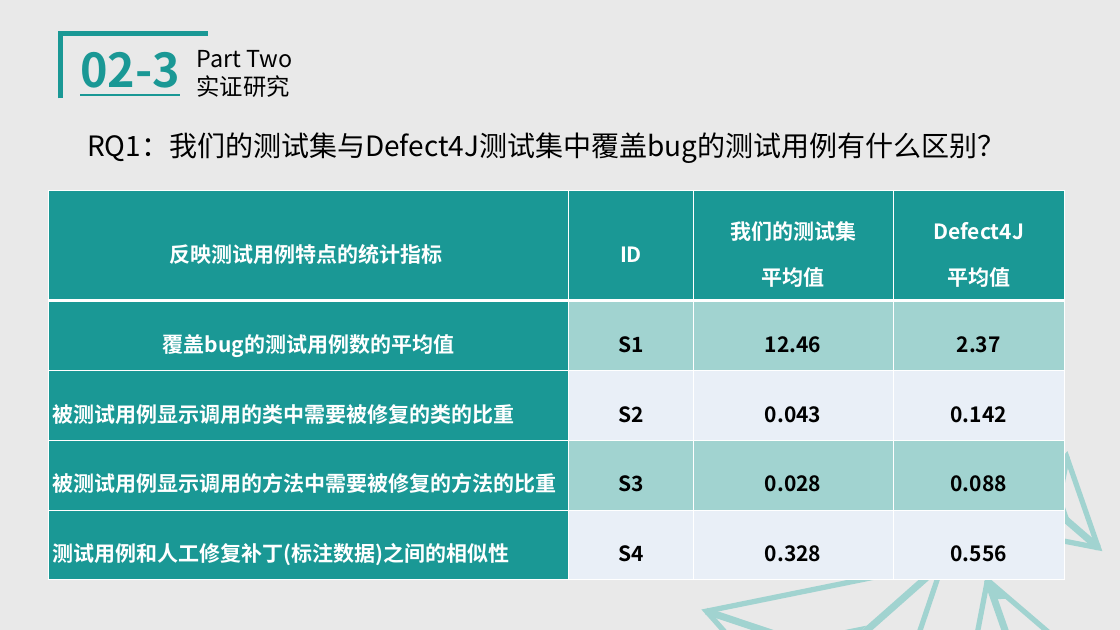
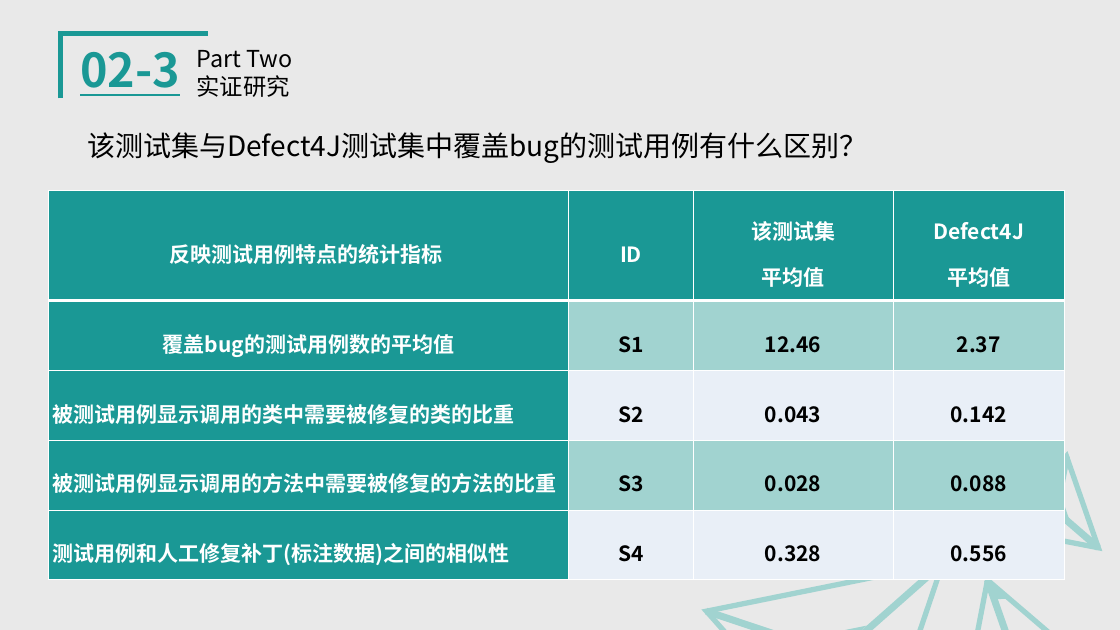
Before and after one commit to Ggiiljj/BALL_Date, a slide deck: slide 34 of 小组作业/SE2019春-G06-翻转课堂自动程序修复.pptx (slide 30 before the commit). Drawn at 1120x630 pixels with LibreOffice and Linux fonts; fonts in the diff are those of the drawing. Boxes give left, top, right and bottom in pixels: in the first picture for what was removed or moved away, otherwise in the second. Text is boxed around its words. In the diff, an @@ line names an element or a change of style, - is before the commit and + after.

```diff
--- a/小组作业/SE2019春-G06-翻转课堂自动程序修复.pptx
+++ b/小组作业/SE2019春-G06-翻转课堂自动程序修复.pptx
@@ text at box(87, 132, 867, 163): text changed @@
-RQ1：我们的测试集与Defect4J测试集中覆盖bug的测试用例有什么区别？
+该测试集与Defect4J测试集中覆盖bug的测试用例有什么区别？
@@ table at box(48, 191, 1065, 580) @@
-row 1, column 3: 我们的测试集 / 平均值
+row 1, column 3: 该测试集 / 平均值
```
Also in this commit, not shown: 8 other slides changed, 5 slides added, 1 slide removed, 3 other files.
